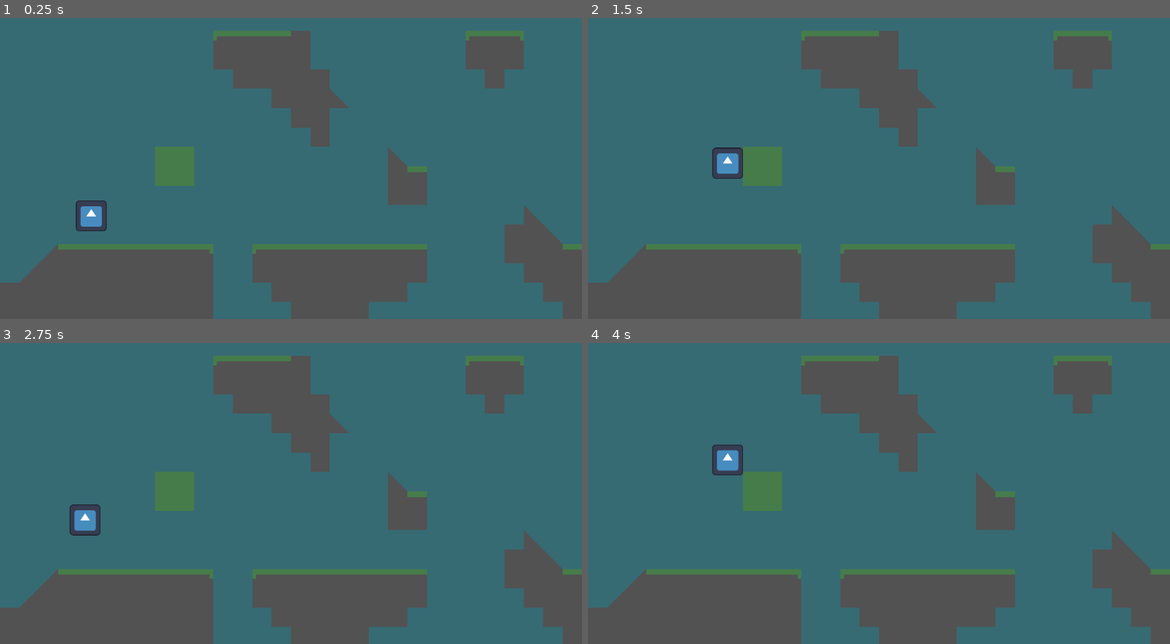
Above: before the commit, frames 1-4 (two rows, left to right).
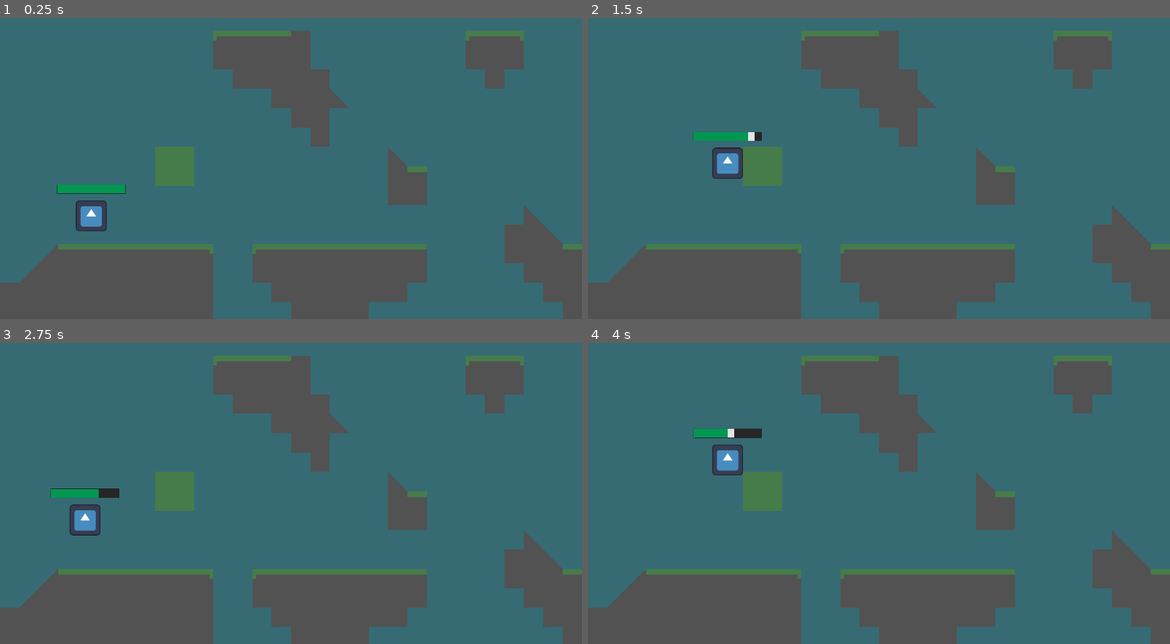
Above: after the commit, the same moments.

Repository: RealityGalaxy/Varis
Game: Godot game, scene res://scenes/level.tscn
The game is run twice, just before and just after one commit, with the same random seed, the same clock (stepped at 60 frames per second) and the same inputs. The engine's default icon, where the game draws it, is replaced by a stand-in: a white triangle on a blue panel in a dark square.
Inputs:
- Up to frame 1 (0.25 s): no input
- Up to frame 2 (1.5 s): hold Right (right) from 0.53 s (still down); tap B (damage, bound only after the commit) at 0.6, 1.35 s; tap Up (up) at 0.77 s
- Up to frame 3 (2.75 s): tap Up (up) at 1.52 s; release Right (right) at 2.03 s; hold Left (left) from 2.03 s (still down); tap B (damage, bound only after the commit) at 2.1 s
- Up to frame 4 (4 s): release Left (left) at 2.78 s; hold Right (right) from 2.78 s (still down); tap B (damage, bound only after the commit) at 2.85, 3.6 s; tap Up (up) at 3.02, 3.77 s

The runs differ from the first frame. In frame 1, 0.4% of the frame differs, in the area x 9-22%, y 55-59%; in frame 2, 0.3%; in frame 3, 0.4%; in frame 4, 0.4%.

Commit message:
VL-35 Added healthbar and damage
Added a dynamic healthbar which also shows how much damage was done (damage bar). It follows the character. Also added a keybind "B" to do 10 damage. If health is >0. Character (with the healthbar) is removed.

Diff:
--- a/Varis/project.godot
+++ b/Varis/project.godot
@@ -48,6 +48,11 @@
 , Object(InputEventKey,"resource_local_to_scene":false,"resource_name":"","device":-1,"window_id":0,"alt_pressed":false,"shift_pressed":false,"ctrl_pressed":false,"meta_pressed":false,"pressed":false,"keycode":0,"physical_keycode":65,"key_label":0,"unicode":97,"echo":false,"script":null)
 ]
 }
+damage={
+"deadzone": 0.5,
+"events": [Object(InputEventKey,"resource_local_to_scene":false,"resource_name":"","device":-1,"window_id":0,"alt_pressed":false,"shift_pressed":false,"ctrl_pressed":false,"meta_pressed":false,"pressed":false,"keycode":0,"physical_keycode":66,"key_label":0,"unicode":98,"echo":false,"script":null)
+]
+}
 
 [rendering]
 
--- a/Varis/scenes/char.tscn
+++ b/Varis/scenes/char.tscn
@@ -1,7 +1,8 @@
-[gd_scene load_steps=4 format=3 uid="uid://cubitxapsm3h1"]
+[gd_scene load_steps=5 format=3 uid="uid://cubitxapsm3h1"]
 
 [ext_resource type="Texture2D" uid="uid://c380wvdmmtcf2" path="res://icon.svg" id="2_fjpeu"]
 [ext_resource type="Script" path="res://scripts/Character.gd" id="2_iyq3v"]
+[ext_resource type="PackedScene" uid="uid://b82fikiossybv" path="res://scenes/healthBar.tscn" id="3_oo1sp"]
 
 [sub_resource type="RectangleShape2D" id="RectangleShape2D_uou4y"]
 size = Vector2(127, 128)
@@ -15,3 +16,11 @@
 [node name="CollisionShape2D" type="CollisionShape2D" parent="."]
 position = Vector2(0.5, 0)
 shape = SubResource("RectangleShape2D_uou4y")
+
+[node name="HealthBar" parent="." instance=ExtResource("3_oo1sp")]
+offset_left = -141.0
+offset_top = -128.0
+offset_right = 140.0
+offset_bottom = -92.0
+
+[connection signal="character_died" from="HealthBar" to="." method="_on_health_bar_character_died"]
--- /dev/null
+++ b/Varis/scenes/healthBar.gd
@@ -0,0 +1,31 @@
+extends ProgressBar
+
+@onready var timer = $Timer
+@onready var damage_bar = $DamageBar
+
+signal character_died
+
+var health = 0 : set = _set_health
+
+func _set_health(new_health):
+	var prev_health = health
+	health = min(max_value, new_health)
+	value = health
+
+	if health <= 0: # Dies, healthbar uneccessary
+		character_died.emit()
+
+	if health < prev_health: # If damaged
+		timer.start()
+	else: # Heals or anything else
+		damage_bar.value = health
+
+func init_health(_health): # Initializing health with given parameter
+	health = _health
+	max_value = health
+	value = health
+	damage_bar.max_value = health
+	damage_bar.value = health
+
+func _on_timer_timeout(): # Updates damage bar to match health bar
+	damage_bar.value = health
--- /dev/null
+++ b/Varis/scenes/healthBar.tscn
@@ -0,0 +1,51 @@
+[gd_scene load_steps=6 format=3 uid="uid://b82fikiossybv"]
+
+[ext_resource type="Script" path="res://scenes/healthBar.gd" id="1_af1cv"]
+
+[sub_resource type="StyleBoxEmpty" id="StyleBoxEmpty_ll2qk"]
+
+[sub_resource type="StyleBoxFlat" id="StyleBoxFlat_rykxf"]
+bg_color = Color(0, 0.592157, 0.317647, 1)
+
+[sub_resource type="StyleBoxFlat" id="StyleBoxFlat_4jd8q"]
+bg_color = Color(0.14902, 0.14902, 0.14902, 1)
+expand_margin_left = 1.0
+expand_margin_top = 1.0
+expand_margin_right = 1.0
+expand_margin_bottom = 1.0
+shadow_color = Color(0, 0, 0, 0.27451)
+shadow_offset = Vector2(0, 1)
+
+[sub_resource type="StyleBoxFlat" id="StyleBoxFlat_pekew"]
+bg_color = Color(0.894118, 0.894118, 0.894118, 1)
+
+[node name="HealthBar" type="ProgressBar"]
+z_index = 1
+offset_right = 173.0
+offset_bottom = 27.0
+theme_override_styles/background = SubResource("StyleBoxEmpty_ll2qk")
+theme_override_styles/fill = SubResource("StyleBoxFlat_rykxf")
+step = 1.0
+value = 67.0
+show_percentage = false
+script = ExtResource("1_af1cv")
+
+[node name="DamageBar" type="ProgressBar" parent="."]
+z_index = -1
+layout_mode = 1
+anchors_preset = 15
+anchor_right = 1.0
+anchor_bottom = 1.0
+grow_horizontal = 2
+grow_vertical = 2
+theme_override_styles/background = SubResource("StyleBoxFlat_4jd8q")
+theme_override_styles/fill = SubResource("StyleBoxFlat_pekew")
+step = 1.0
+value = 80.0
+show_percentage = false
+
+[node name="Timer" type="Timer" parent="."]
+wait_time = 0.4
+one_shot = true
+
+[connection signal="timeout" from="Timer" to="." method="_on_timer_timeout"]
--- a/Varis/scripts/Character.gd
+++ b/Varis/scripts/Character.gd
@@ -6,6 +6,12 @@
 var jumps_left: int = 2
 var gravity = 2000
 var vel: Vector2 = Vector2.ZERO
+var health = 0
+@onready var healthbar = $HealthBar
+
+func _ready():
+	health = 100
+	healthbar.init_health(health)
 
 func get_input():
 	vel.x = 0
@@ -13,6 +19,12 @@
 		vel.x += speed
 	if Input.is_action_pressed("left"):
 		vel.x -= speed
+	if Input.is_action_just_pressed("damage"): # Testing damage for health bar
+		health -= 10
+		_set_health(health)
+
+func _set_health(value):
+	healthbar.health = value
 
 func _physics_process(delta):
 	get_input()
@@ -38,3 +50,7 @@
 
 	velocity = vel
 	move_and_slide()
+
+
+func _on_health_bar_character_died():
+	queue_free()
